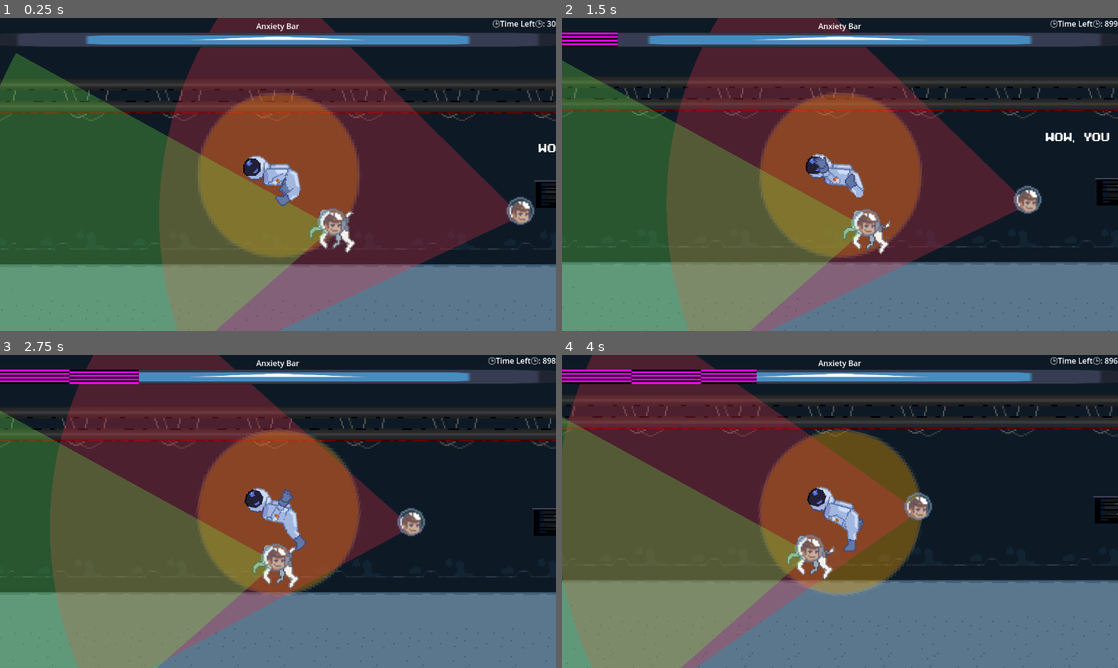
Above: before the commit, frames 1-4 (two rows, left to right).
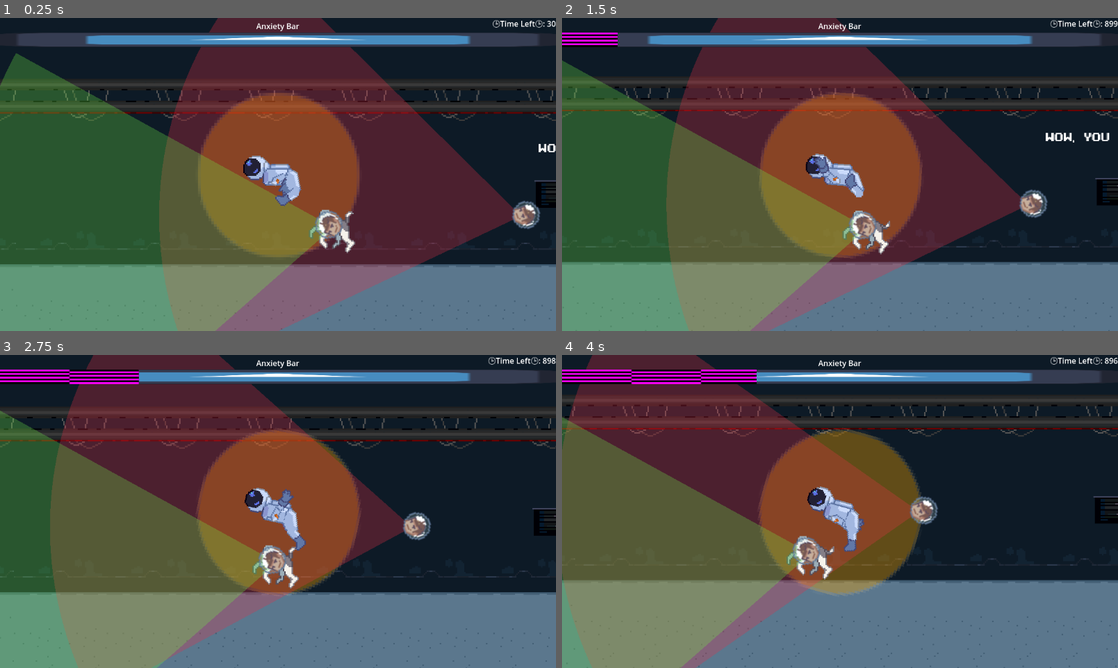
Above: after the commit, the same moments.

Repository: PiotrusWatson/last_party
Game: Godot game, scene res://worlds/piotrus_scene_real.tscn
Same seed, same stepped clock (60 frames per second), same inputs: the game is played once before the commit and once after it. This scene is started directly instead of the project's main scene. The engine's default icon, where the game draws it, is replaced by a stand-in: a white triangle on a blue panel in a dark square.
Inputs (mouse positions are in pixels of both pictures, inside the frame that each line leads up to):
- Up to frame 1 (0.25 s): no input
- Up to frame 2 (1.5 s): move the mouse to (962, 158) at 0.52 s; press the mouse at (962, 158) at 0.53 s; move the mouse to (728, 190) at 1.27 s; release the mouse at (728, 190) at 1.28 s; tap E (Interact) at 1.35 s
- Up to frame 3 (2.75 s): move the mouse to (333, 442) at 2.02 s; press the mouse at (333, 442) at 2.03 s
- Up to frame 4 (4 s): move the mouse to (812, 574) at 2.77 s; release the mouse at (812, 574) at 2.78 s; tap E (Interact) at 2.85 s; move the mouse to (1006, 558) at 3.52 s; press the mouse at (1006, 558) at 3.53 s

The runs differ from the first frame. In frame 1, 0.7% of the frame differs, in the area x 56-98%, y 57-71%; in frame 2, 0.7%; in frame 3, 0.7%; in frame 4, 0.7%.

Commit message:
ok please work

Diff:
--- a/prefabs/partygoer/head_pivot.gd
+++ b/prefabs/partygoer/head_pivot.gd
@@ -2,13 +2,12 @@
 
 @export var pos_limits: Vector2
 @onready var head = $Head
-var neg_limits: Vector2
+
 # Called when the node enters the scene tree for the first time.
 func _ready() -> void:
 	pos_limits.x = deg_to_rad(pos_limits.x)
 	pos_limits.y = deg_to_rad(pos_limits.y)
-	neg_limits.x = -1 * pos_limits.x
-	neg_limits.y = -1 * pos_limits.y
+
 
 
 # Called every frame. 'delta' is the elapsed time since the previous frame.
@@ -16,5 +15,9 @@
 	pass
 
 func rotate_clamped(desired_rotation: float):
-	desired_rotation = 0
-	rotation = 0
+	if desired_rotation < pos_limits.x or desired_rotation > pos_limits.y:
+		scale.x = -1
+	else:
+		scale.x = 1
+
+	rotation = clampf(desired_rotation, pos_limits.x, pos_limits.y) * scale.x
--- a/prefabs/partygoer/partygoer.tscn
+++ b/prefabs/partygoer/partygoer.tscn
@@ -82,7 +82,7 @@
 
 [node name="HeadPivot" type="Marker2D" parent="."]
 script = ExtResource("11_nfr8r")
-pos_limits = Vector2(-70, 20)
+pos_limits = Vector2(-70, 70)
 
 [node name="Head" type="Sprite2D" parent="HeadPivot"]
 position = Vector2(3, 16)
